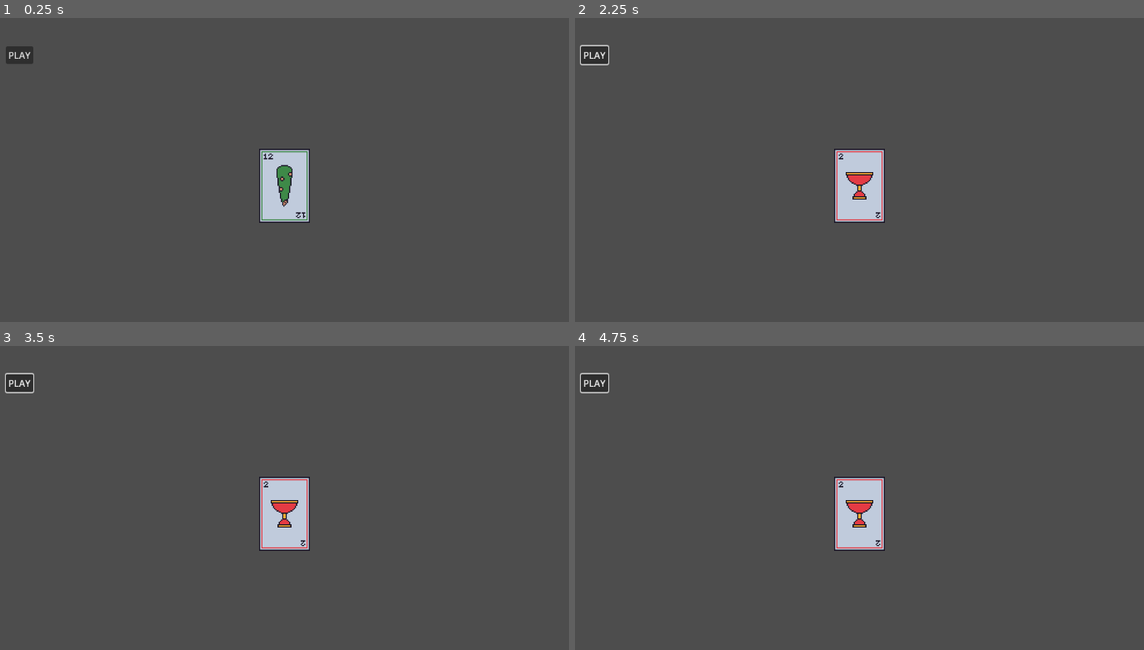
Above: before the commit, frames 1-4 (two rows, left to right).
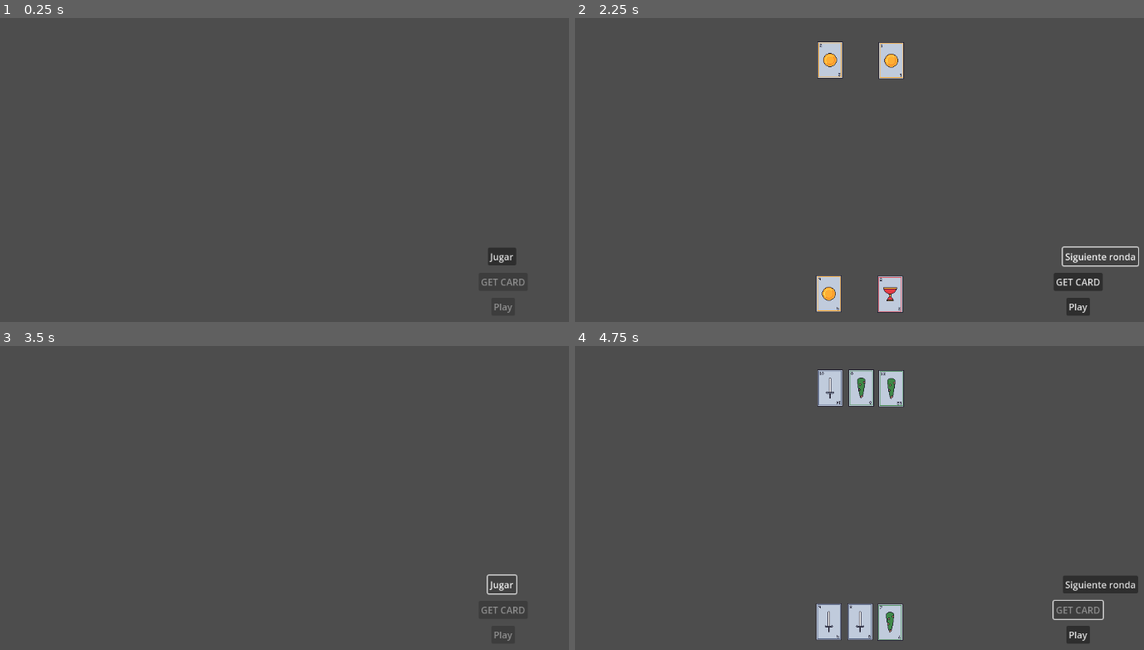
Above: after the commit, the same moments.

Repository: JavoMCL/CardGame
Game: Godot game, scene res://scenes/play.tscn
Same seed, same stepped clock (60 frames per second), same inputs: the game is played once before the commit and once after it. The project has no main scene, so this scene is started directly.
Inputs (mouse positions are in pixels of both pictures, inside the frame that each line leads up to):
- Up to frame 1 (0.25 s): no input
- Up to frame 2 (2.25 s): click (592, 54) at 0.5 s, where only the run before the commit has a clickable "PLAY"; click (592, 54) at 1.25 s, where only the run before the commit has a clickable "PLAY"; click (1075, 255) at 2 s, where only the run after the commit has a clickable "Jugar"
- Up to frame 3 (3.5 s): click (523, 583) at 2.75 s, where only the run after the commit has a clickable "Siguiente ronda"
- Up to frame 4 (4.75 s): click (1075, 583) at 3.5 s, where only the run after the commit has a clickable "Jugar"; click (1075, 610) at 4.25 s, where only the run after the commit has a clickable "GET CARD"

The runs differ from the first frame. In frame 1, 2.8% of the frame differs, in the area x 1-93%, y 9-97%; in frame 2, 5.6%; in frame 3, 2.7%; in frame 4, 6.7%, in the area x 0-99%, y 7-98%.

Commit message:
Playable

Diff:
--- /dev/null
+++ b/scenes/card_area.tscn
@@ -0,0 +1,22 @@
+[gd_scene load_steps=3 format=3 uid="uid://ihl5dlfltdlg"]
+
+[ext_resource type="PackedScene" uid="uid://bexe6boid3044" path="res://scenes/card.tscn" id="1_765ee"]
+[ext_resource type="Script" uid="uid://mx1mpsmew7w6" path="res://scenes/script/card_area.gd" id="1_dxl82"]
+
+[node name="CardArea" type="Node2D"]
+script = ExtResource("1_dxl82")
+
+[node name="Carta1" parent="." instance=ExtResource("1_765ee")]
+position = Vector2(414, 297)
+
+[node name="Carta2" parent="." instance=ExtResource("1_765ee")]
+position = Vector2(520, 298)
+
+[node name="Carta3" parent="." instance=ExtResource("1_765ee")]
+position = Vector2(468, 297)
+
+[node name="LabelResultado" type="Label" parent="."]
+offset_left = 449.0
+offset_top = 227.0
+offset_right = 489.0
+offset_bottom = 250.0
--- a/scenes/play.tscn
+++ b/scenes/play.tscn
@@ -2,25 +2,46 @@
 
 [ext_resource type="PackedScene" uid="uid://ct8hrbhdcwyvo" path="res://scenes/mazo.tscn" id="1_bofkp"]
 [ext_resource type="Script" uid="uid://cjygwm3qcx5ei" path="res://scenes/script/play.gd" id="1_bq38n"]
-[ext_resource type="PackedScene" uid="uid://bexe6boid3044" path="res://scenes/card.tscn" id="2_bq38n"]
+[ext_resource type="PackedScene" uid="uid://ihl5dlfltdlg" path="res://scenes/card_area.tscn" id="3_bq38n"]
 
 [node name="Play" type="Node2D"]
 script = ExtResource("1_bq38n")
 
-[node name="Camera2D" type="Camera2D" parent="."]
-zoom = Vector2(2, 2)
-
 [node name="Mazo" parent="." instance=ExtResource("1_bofkp")]
 
-[node name="Card" parent="." instance=ExtResource("2_bq38n")]
+[node name="AreaJugador" parent="." instance=ExtResource("3_bq38n")]
+position = Vector2(109, 214)
+
+[node name="AreaRival" parent="." instance=ExtResource("3_bq38n")]
+position = Vector2(111, -191)
 
 [node name="CanvasLayer" type="CanvasLayer" parent="."]
 
-[node name="Boton" type="Button" parent="CanvasLayer"]
-offset_left = 94.0
-offset_top = 82.0
-offset_right = 141.0
-offset_bottom = 113.0
+[node name="BotonJugar" type="Button" parent="CanvasLayer"]
+offset_left = 928.0
+offset_top = 431.0
+offset_right = 975.0
+offset_bottom = 462.0
 text = "PLAY"
 
-[connection signal="pressed" from="CanvasLayer/Boton" to="." method="_on_boton_pressed"]
+[node name="BotonPedirCarta" type="Button" parent="CanvasLayer"]
+offset_left = 912.0
+offset_top = 475.0
+offset_right = 997.0
+offset_bottom = 506.0
+text = "GET CARD"
+
+[node name="BotonPlantarse" type="Button" parent="CanvasLayer"]
+offset_left = 934.0
+offset_top = 518.0
+offset_right = 975.0
+offset_bottom = 549.0
+text = "Play"
+
+[node name="LabelGanador" type="Label" parent="CanvasLayer"]
+offset_left = 554.0
+offset_top = 290.0
+offset_right = 594.0
+offset_bottom = 313.0
+
+[connection signal="pressed" from="CanvasLayer/BotonJugar" to="." method="_on_boton_pressed"]
--- /dev/null
+++ b/scenes/script/card_area.gd
@@ -0,0 +1,69 @@
+extends Node2D
+
+@onready var carta1: StaticBody2D = $Carta1
+@onready var carta2: StaticBody2D = $Carta2
+@onready var carta3: StaticBody2D = $Carta3
+@onready var label_resultado: Label = $LabelResultado
+
+const VALOR_ESPECIAL_TRIO_FIGURAS := 30 # ajustar segun la regla real
+
+var cartas: Array = [] # cada elemento es [palo, valor]
+
+func recibir_cartas(c1: Array, c2: Array) -> void:
+	cartas.clear()
+	cartas.append(c1)
+	cartas.append(c2)
+
+	carta1.visible = true
+	carta1.mostrar(c1[0], c1[1])
+	carta2.visible = true
+	carta2.mostrar(c2[0], c2[1])
+	carta3.visible = false
+
+	label_resultado.text = ""
+
+func agregar_carta_extra(c3: Array) -> void:
+	if cartas.size() >= 3:
+		return
+	cartas.append(c3)
+	carta3.visible = true
+	carta3.mostrar(c3[0], c3[1])
+
+func es_trio_especial() -> bool:
+	if cartas.size() != 3:
+		return false
+	for c in cartas:
+		if c[1] <= 9:
+			return false
+	return true
+
+func cantidad_cartas() -> int:
+	return cartas.size()
+
+func tiene_tercera_carta() -> bool:
+	return cartas.size() >= 3
+
+func calcular_puntos() -> int:
+	if es_trio_especial():
+		return VALOR_ESPECIAL_TRIO_FIGURAS
+
+	var suma := 0
+	for c in cartas:
+		var valor: int = c[1]
+		if valor <= 9:
+			suma += valor
+
+	while suma > 9:
+		suma -= 9
+
+	return suma
+
+func mostrar_resultado() -> void:
+	label_resultado.text = "Total: %d" % calcular_puntos()
+
+func resetear() -> void:
+	cartas.clear()
+	carta1.visible = false
+	carta2.visible = false
+	carta3.visible = false
+	label_resultado.text = ""
--- a/scenes/script/play.gd
+++ b/scenes/script/play.gd
@@ -1,14 +1,88 @@
 extends Node2D
 
-@onready var carta: StaticBody2D = $Card
 @onready var mazo: Node = $Mazo
-@onready var boton: Button = $CanvasLayer/Boton
+@onready var area_jugador: Node2D = $AreaJugador
+@onready var area_rival: Node2D = $AreaRival
+
+@onready var boton_jugar: Button = $CanvasLayer/BotonJugar
+@onready var boton_pedir: Button = $CanvasLayer/BotonPedirCarta
+@onready var boton_plantarse: Button = $CanvasLayer/BotonPlantarse
+@onready var label_ganador: Label = $CanvasLayer/LabelGanador
+
+var ronda_activa: bool = false
 
 func _ready() -> void:
-	boton.pressed.connect(_on_boton_pressed)
+	boton_jugar.pressed.connect(_on_jugar_pressed)
+	boton_pedir.pressed.connect(_on_pedir_carta_pressed)
+	boton_plantarse.pressed.connect(_on_plantarse_pressed)
+	_reset_ronda()
 
-func _on_boton_pressed() -> void:
-	var resultado: Array = mazo.repartir()
-	var palo: String = resultado[0]
-	var valor: int = resultado[1]
-	carta.mostrar(palo, valor)
+func _on_jugar_pressed() -> void:
+	if ronda_activa:
+		_reset_ronda()
+		return
+
+	area_jugador.recibir_cartas(mazo.repartir(), mazo.repartir())
+	area_rival.recibir_cartas(mazo.repartir(), mazo.repartir())
+
+	ronda_activa = true
+	boton_jugar.text = "Siguiente ronda"
+	boton_pedir.disabled = false
+	boton_plantarse.disabled = false
+	label_ganador.text = ""
+
+func _on_pedir_carta_pressed() -> void:
+	if area_jugador.tiene_tercera_carta():
+		return
+	area_jugador.agregar_carta_extra(mazo.repartir())
+	boton_pedir.disabled = true
+
+	# logica simple de rival: pide carta si tiene menos de 7 puntos
+	if area_rival.calcular_puntos() < 7:
+		area_rival.agregar_carta_extra(mazo.repartir())
+
+func _on_plantarse_pressed() -> void:
+	area_jugador.mostrar_resultado()
+	area_rival.mostrar_resultado()
+	boton_pedir.disabled = true
+	boton_plantarse.disabled = true
+
+	label_ganador.text = determinar_ganador()
+
+func determinar_ganador() -> String:
+	var jugador_trio: bool = area_jugador.es_trio_especial()
+	var rival_trio: bool = area_rival.es_trio_especial()
+
+	if jugador_trio and rival_trio:
+		return "Empate"
+	elif jugador_trio:
+		return "Ganaste (trio especial)"
+	elif rival_trio:
+		return "Gano el rival (trio especial)"
+
+	var puntos_jugador: int = area_jugador.calcular_puntos()
+	var puntos_rival: int = area_rival.calcular_puntos()
+
+	if puntos_jugador > puntos_rival:
+		return "Ganaste"
+	elif puntos_rival > puntos_jugador:
+		return "Gano el rival"
+	else:
+		var cartas_jugador: int = area_jugador.cantidad_cartas()
+		var cartas_rival: int = area_rival.cantidad_cartas()
+
+		if cartas_jugador == cartas_rival:
+			return "Empate"
+		elif cartas_jugador < cartas_rival:
+			return "Ganaste (menos cartas)"
+		else:
+			return "Gano el rival (menos cartas)"
+
+func _reset_ronda() -> void:
+	area_jugador.resetear()
+	area_rival.resetear()
+	ronda_activa = false
+	boton_jugar.text = "Jugar"
+	boton_pedir.disabled = true
+	boton_plantarse.disabled = true
+	label_ganador.text = ""
Not shown, added: scenes/script/card_area.gd.uid
